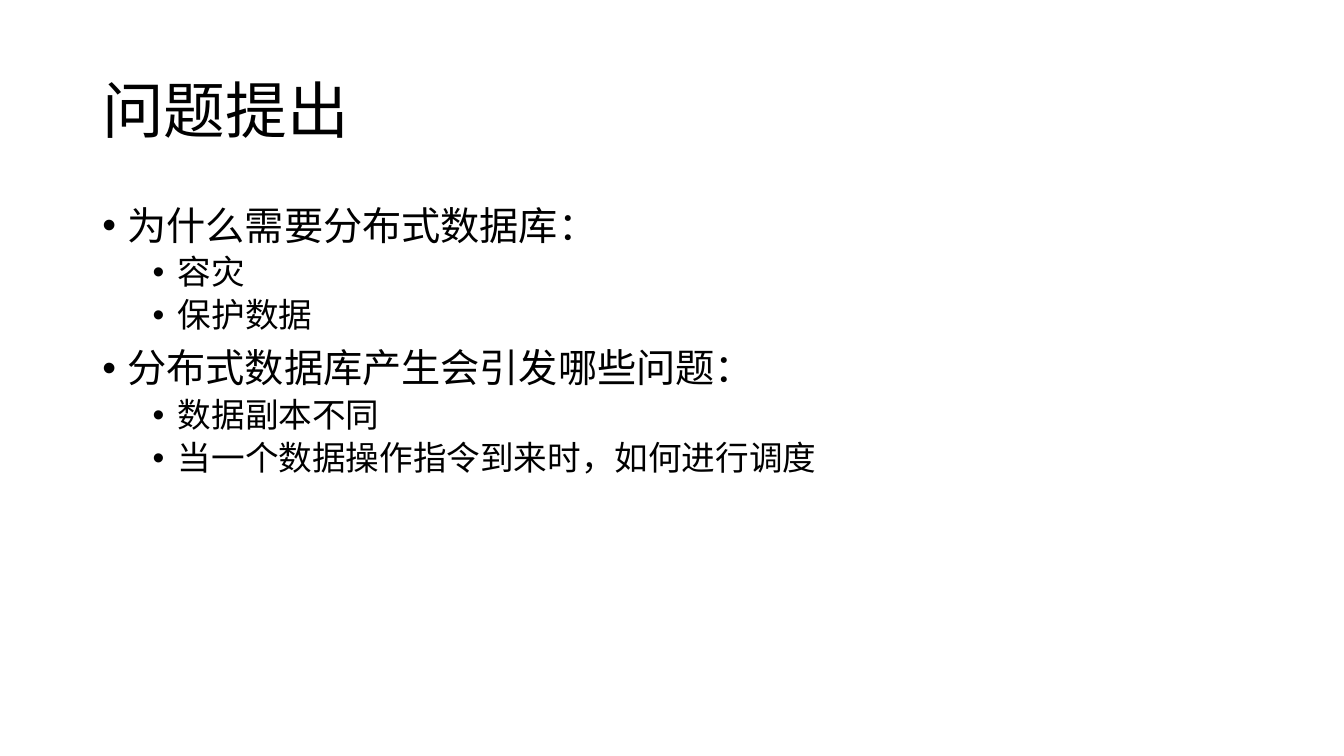
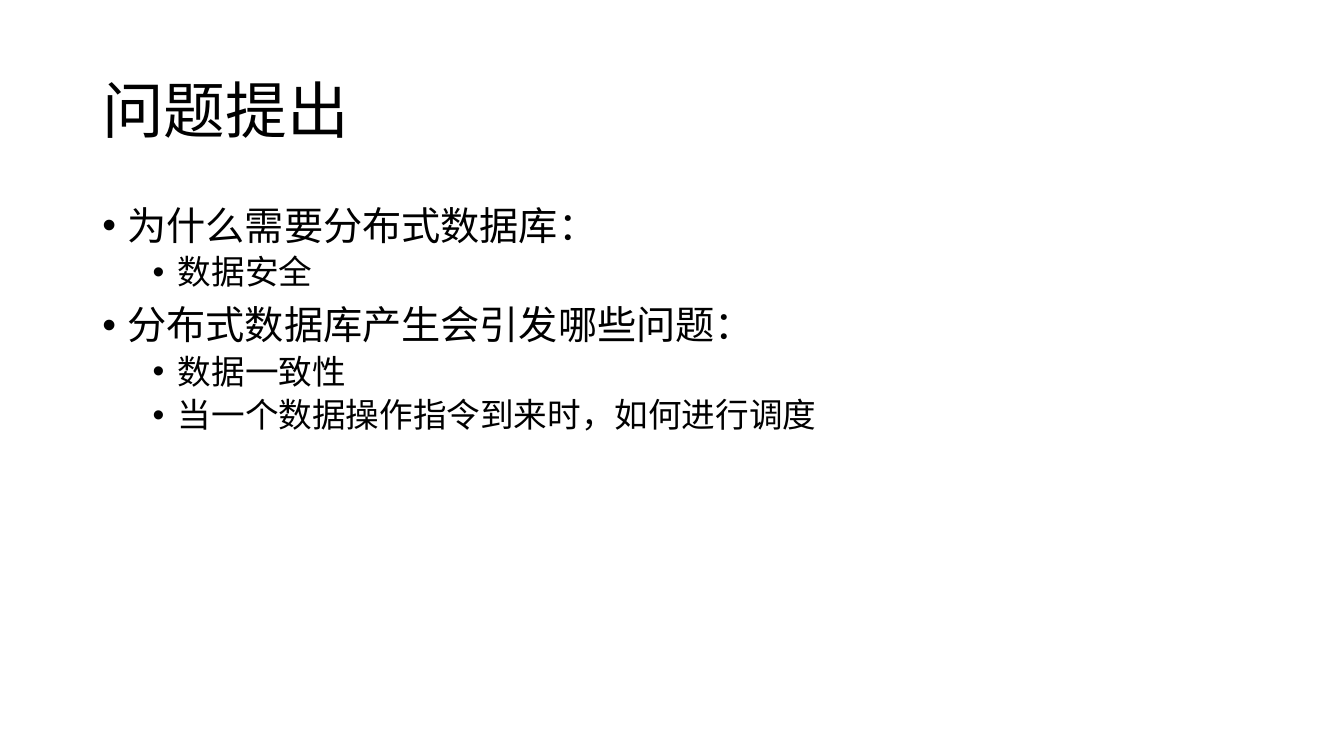
Before and after one commit to Doris404/Study-paper-channel, a slide deck: slide 2 of Chai' project/study material/notes/TiDB项目.pptx. Drawn at 1344x756 pixels with LibreOffice and Linux fonts; fonts in the diff are those of the drawing. Boxes give left, top, right and bottom in pixels: in the first picture for what was removed or moved away, otherwise in the second. Text is boxed around its words. In the diff, an @@ line names an element or a change of style, - is before the commit and + after.

```diff
--- a/Chai' project/study material/notes/TiDB项目.pptx
+++ b/Chai' project/study material/notes/TiDB项目.pptx
@@ text at <box>178,255,312,287</box>: text changed @@
-  • 容灾
-  • 保护数据
+  • 数据安全
@@ text at <box>178,355,346,387</box>: text changed @@
-  • 数据副本不同
+  • 数据一致性
```
Also in this commit, not shown: 5 other slides changed, 11 slides added, 2 slides removed, 1 other file.
